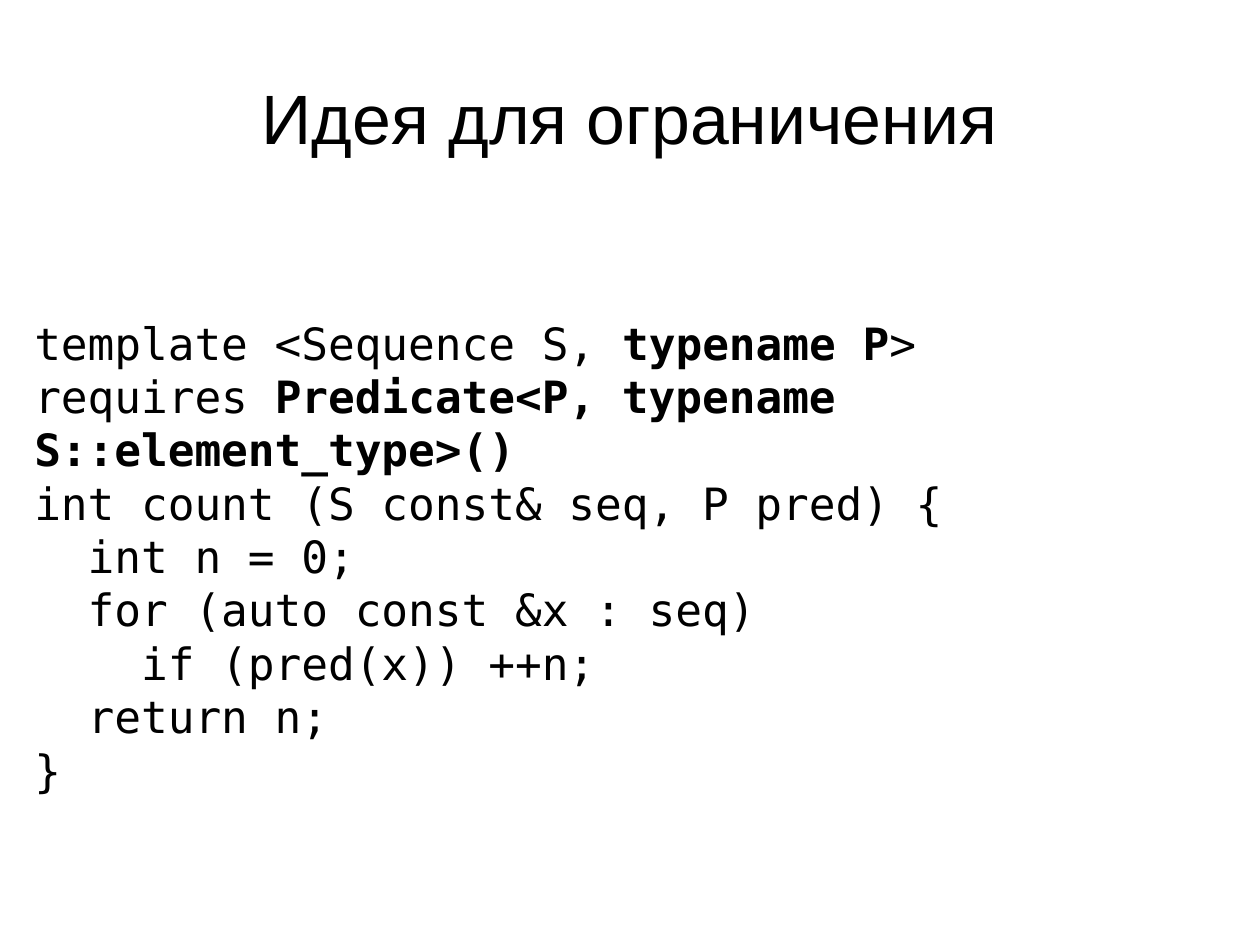
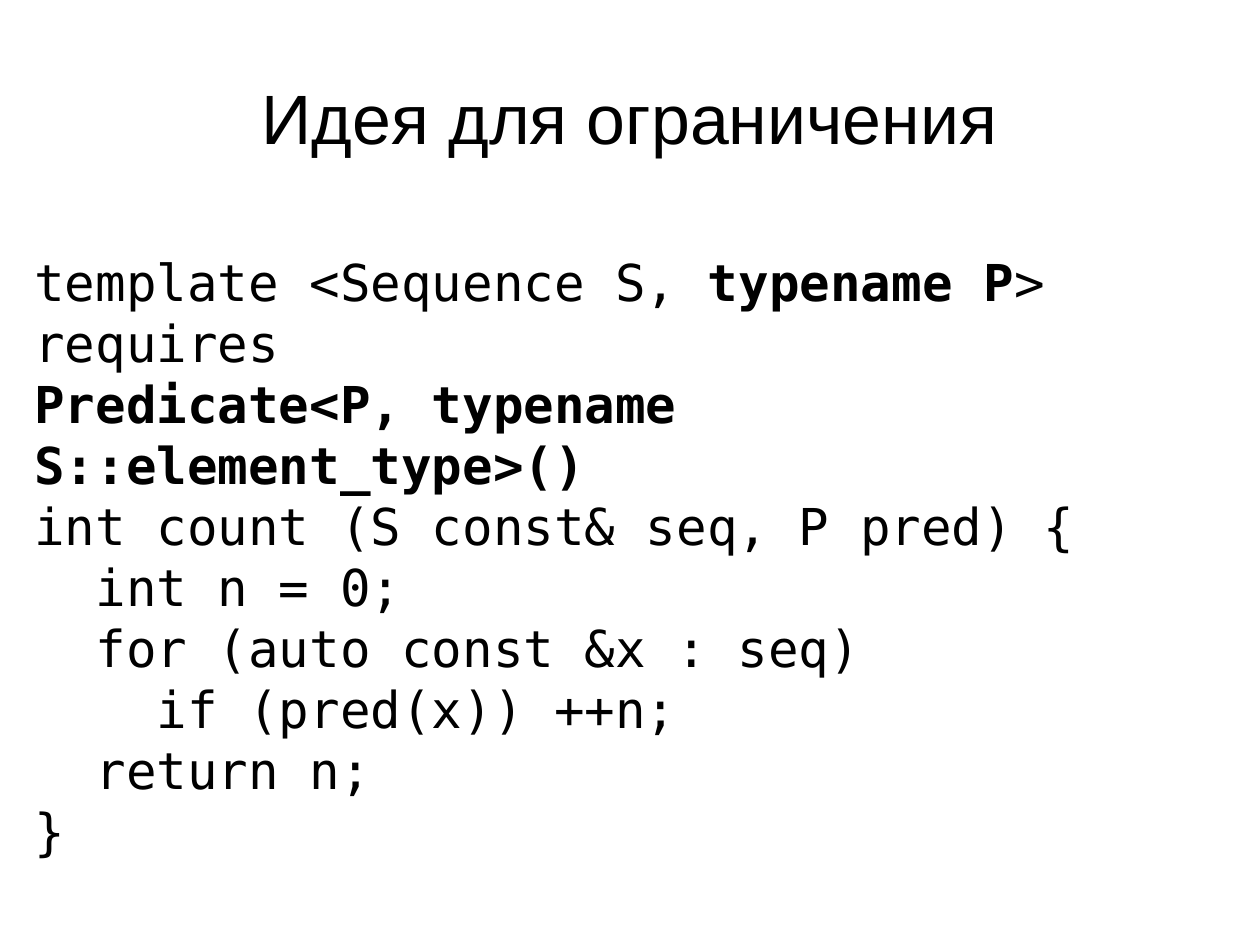
Before and after one commit to MIPT-ILab/cpp-lects-rus, a slide deck: slide 53 of cpp_code/concepts-talk/concepts.odp (slide 47 before the commit). Drawn at 1260x945 pixels with LibreOffice and Linux fonts; fonts in the diff are those of the drawing. Boxes give left, top, right and bottom in pixels: in the first picture for what was removed or moved away, otherwise in the second. Text is boxed around its words. In the diff, an @@ line names an element or a change of style, - is before the commit and + after.

```diff
--- a/cpp_code/concepts-talk/concepts.odp
+++ b/cpp_code/concepts-talk/concepts.odp
@@ subtitle at (34, 262, 1045, 796): size 28 to 32 pt in "template <Sequence S, typename P>", "int count (S const& seq, P pred) ...", "int n = 0;", "for (auto const &x : seq)" and 3 more places @@
@@ subtitle at (34, 323, 677, 496): text changed; size 28 to 32 pt @@
-requires Predicate<P, typename S::element_type>()
+requires
+Predicate<P, typename S::element_type>()
```
Also in this commit, not shown: 29 other slides changed, 16 slides added, 2 slides removed, 2 other files.
